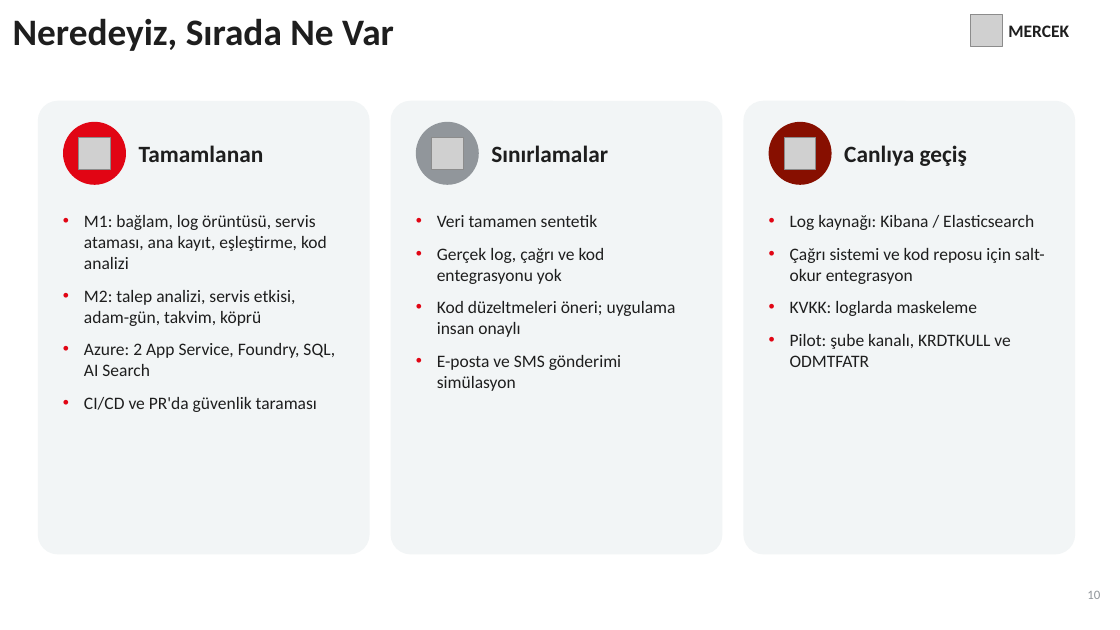
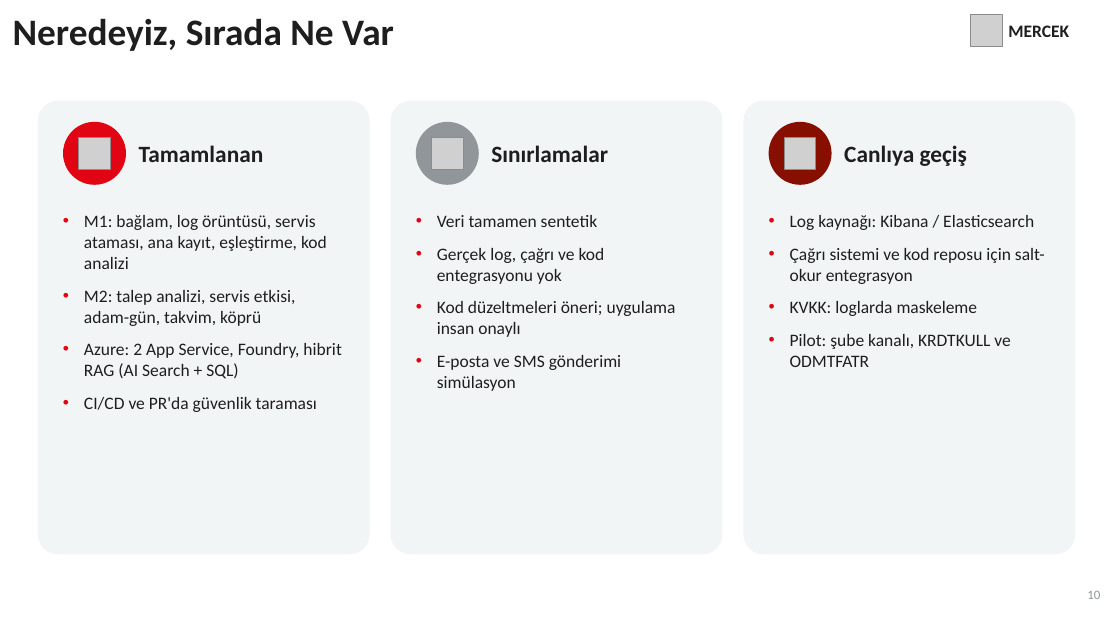
Before and after one commit to SeyhanAmasyalii/ZTHackathonStudy, a slide deck: slide 10 of presentation/Mercek_AI_Overflow_Sunum.pptx. Drawn at 1120x630 pixels with LibreOffice and Linux fonts; fonts in the diff are those of the drawing; grey boxes stand for pictures; background and template pictures are left out. Boxes give left, top, right and bottom in pixels: in the first picture for what was removed or moved away, otherwise in the second. Text is boxed around its words. In the diff, an @@ line names an element or a change of style, - is before the commit and + after.

```diff
--- a/presentation/Mercek_AI_Overflow_Sunum.pptx
+++ b/presentation/Mercek_AI_Overflow_Sunum.pptx
@@ text at (x1=84, y1=343, x2=341, y2=379): text changed @@
-• Azure: 2 App Service, Foundry, SQL, AI Search
+• Azure: 2 App Service, Foundry, hibrit RAG (AI Search + SQL)
```
Also in this commit, not shown: 1 other slide changed, 1 other file.
